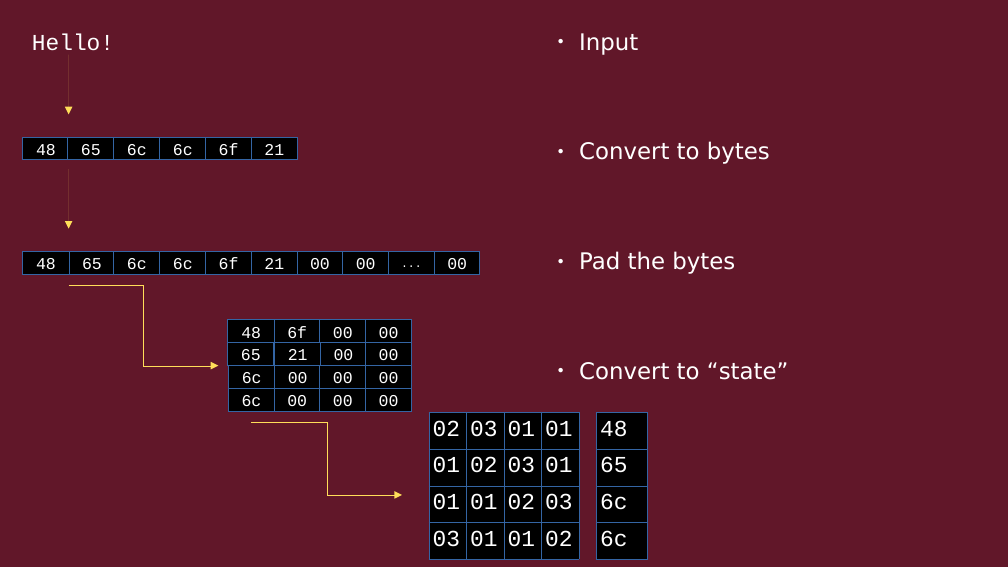
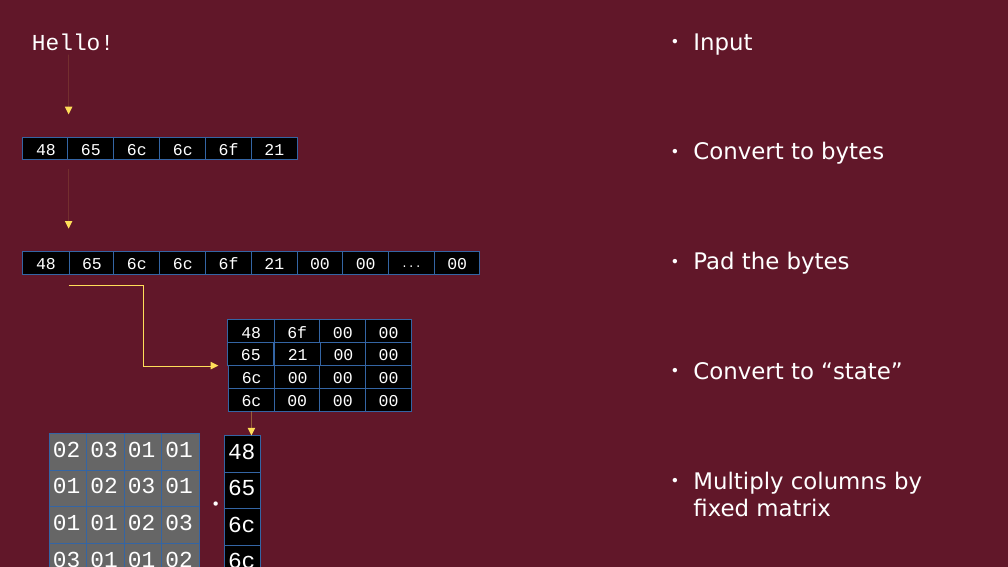
Before and after one commit to Quin-Darcy/seccom, a slide deck: slide 22 of presentation/cryptography_and_network_protocols.odp. Drawn at 1008x567 pixels with LibreOffice and Linux fonts; fonts in the diff are those of the drawing. Boxes give left, top, right and bottom in pixels: in the first picture for what was removed or moved away, otherwise in the second. Text is boxed around its words. In the diff, an @@ line names an element or a change of style, - is before the commit and + after.

Commit message:
updated slides

```diff
--- a/presentation/cryptography_and_network_protocols.odp
+++ b/presentation/cryptography_and_network_protocols.odp
@@ text "Input": place and size @@
-text "Input" at [579,33,789,380]
+text "Input" at [693,33,922,517]
@@ arrow added from (252, 412) to (252, 435), #FFDE59 0 pt @@
@@ table at [49,434,199,567] @@
@@ fill #000000 to #666666 in 16 cells @@
@@ table: place and size @@
-table at [429,413,579,551]
+table at [49,434,199,567]
@@ table: place and size @@
-table at [596,413,648,551]
+table at [224,435,260,556]
@@ elbow arrow removed from (252, 423) to (402, 495) @@
@@ text added at [201,478,220,557], 26 pt, text #FFFFFF @@
+⋅
@@ text at [693,471,922,517]: paragraph added @@
+● Multiply columns by fixed matrix
```
Also in this commit, not shown: 1 other file.
